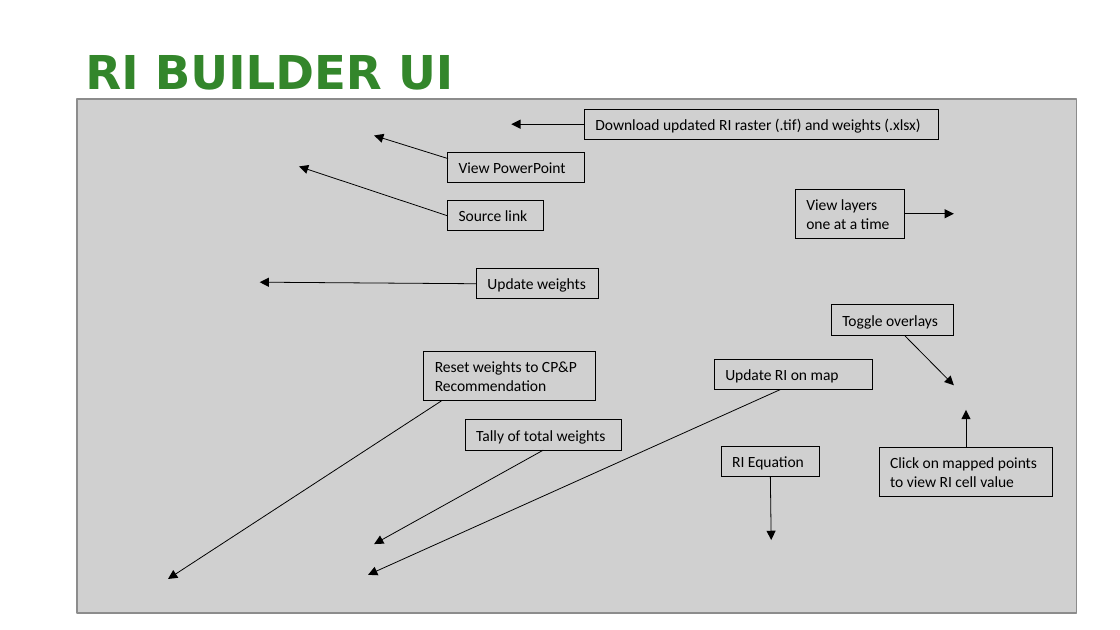
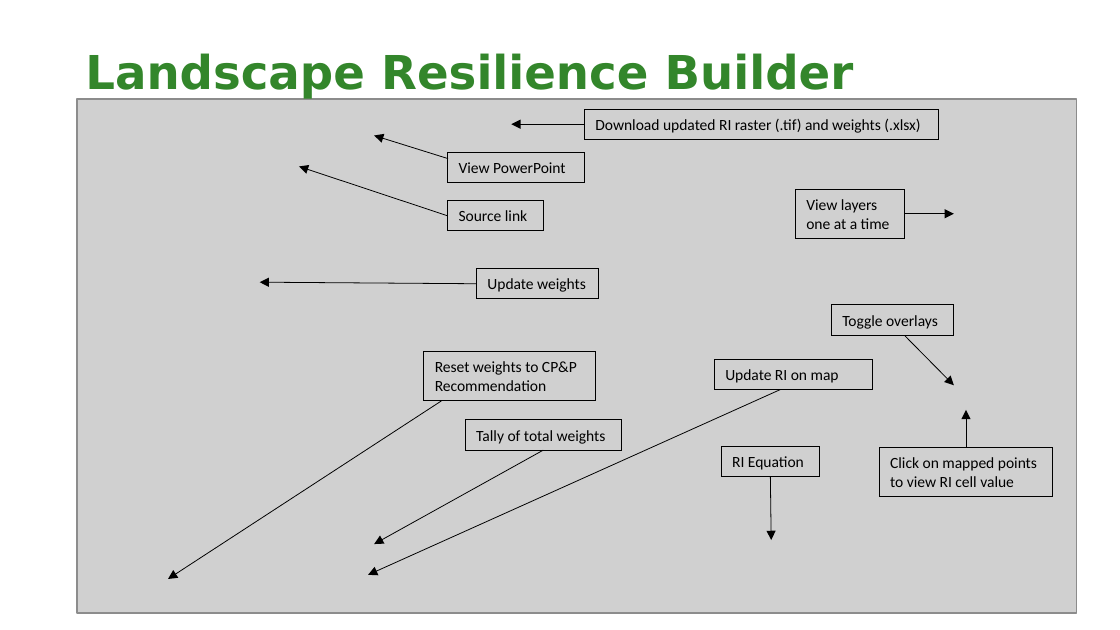
Before and after one commit to NCC-CNC/RI-proto, a slide deck: slide 18 of www/RI_GUIDE.pptx (slide 8 before the commit). Drawn at 1120x630 pixels with LibreOffice and Linux fonts; fonts in the diff are those of the drawing; grey boxes stand for pictures; background and template pictures are left out. Boxes give left, top, right and bottom in pixels: in the first picture for what was removed or moved away, otherwise in the second. Text is boxed around its words. In the diff, an @@ line names an element or a change of style, - is before the commit and + after.

Commit message:
REBRAND- Landscape Resilience

```diff
--- a/www/RI_GUIDE.pptx
+++ b/www/RI_GUIDE.pptx
@@ title at bbox=[85, 53, 854, 100]: text changed @@
-RI BUILDER UI
+Landscape Resilience Builder
```
Also in this commit, not shown: 4 other slides changed, 15 slides added, 4 slides removed, 9 other files.
